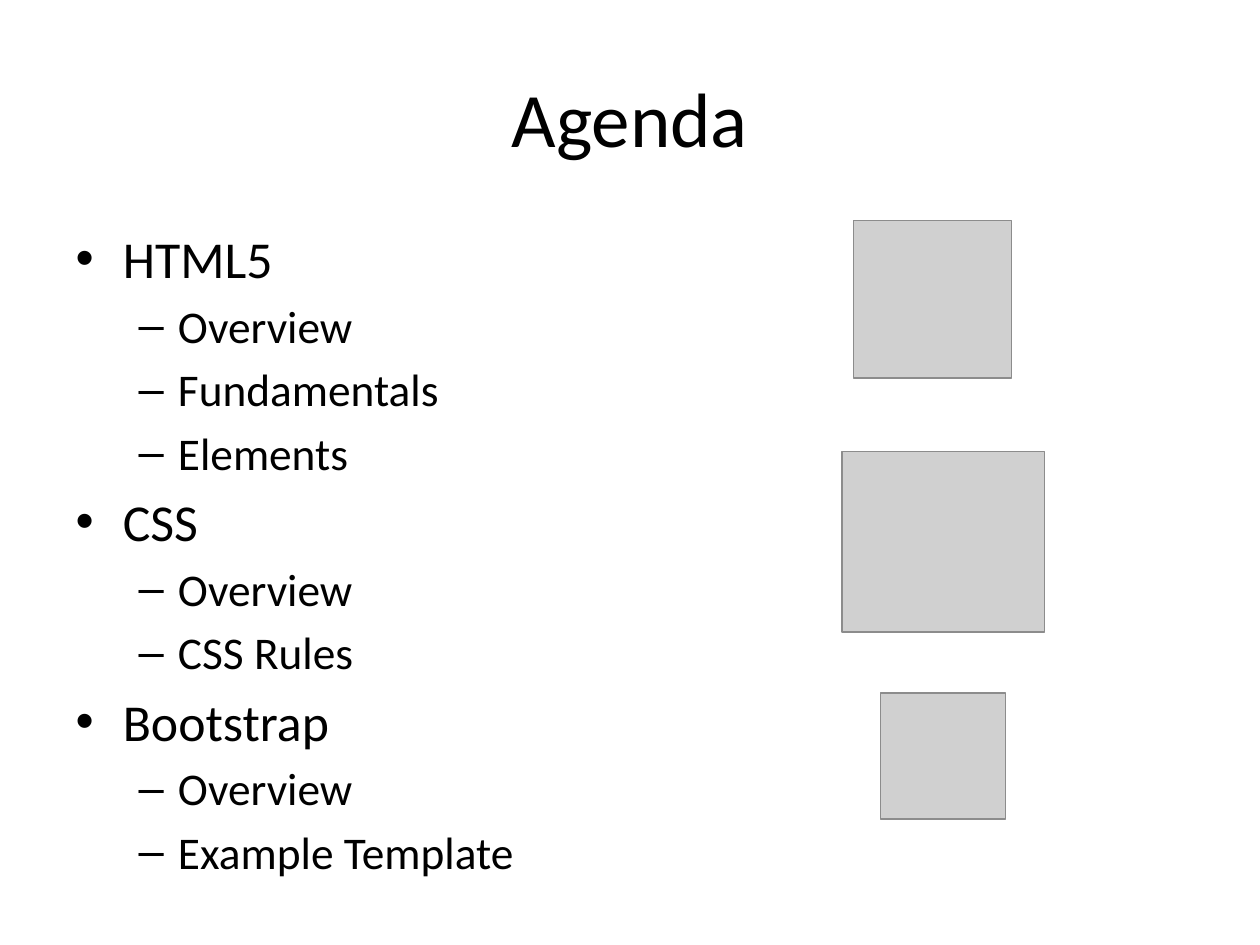
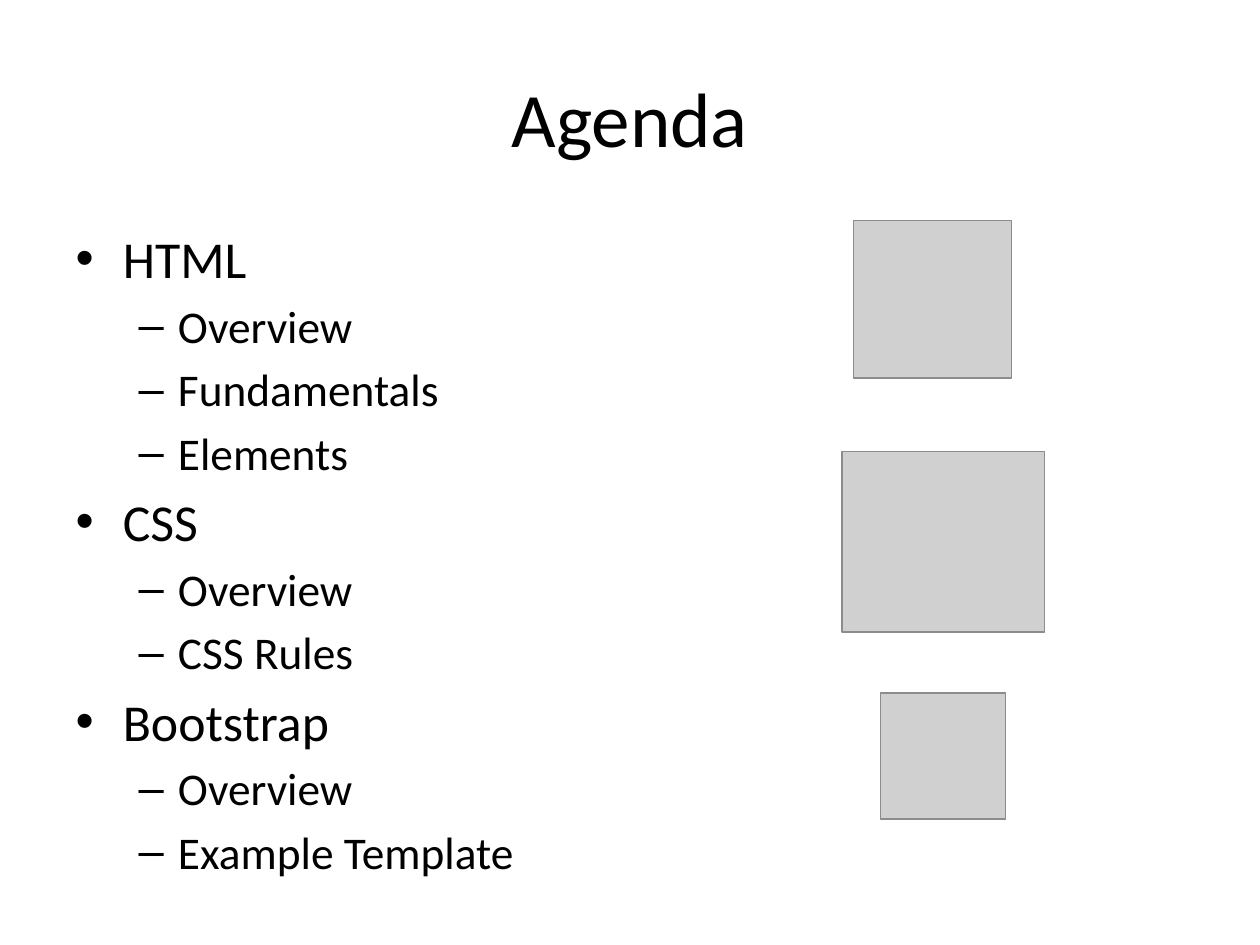
Before and after one commit to diarmuidoconnor/ict-2021, a slide deck: slide 2 of topic02/talk-1/html5.pptx. Drawn at 1260x945 pixels with LibreOffice and Linux fonts; fonts in the diff are those of the drawing; grey boxes stand for pictures. Boxes give left, top, right and bottom in pixels: in the first picture for what was removed or moved away, otherwise in the second. Text is boxed around its words. In the diff, an @@ line names an element or a change of style, - is before the commit and + after.

```diff
--- a/topic02/talk-1/html5.pptx
+++ b/topic02/talk-1/html5.pptx
@@ text at (x1=123, y1=244, x2=247, y2=278): text changed @@
-• HTML5
+• HTML
```
Also in this commit, not shown: 5 other slides changed, 1 other file.
